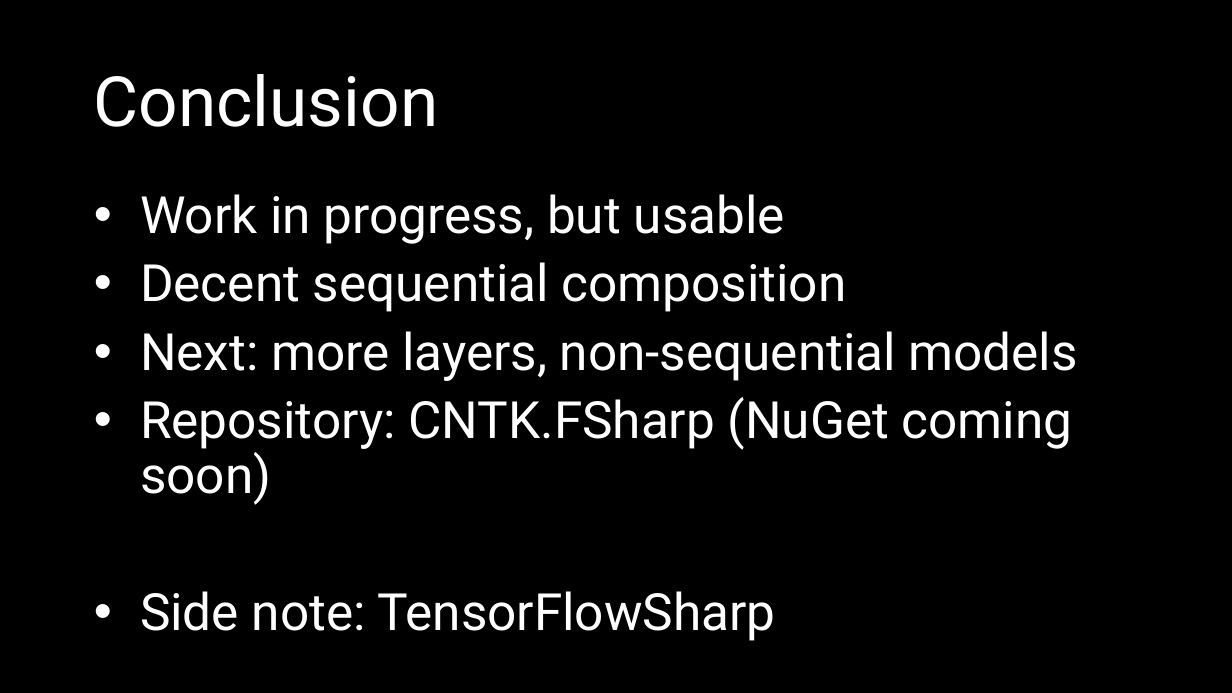
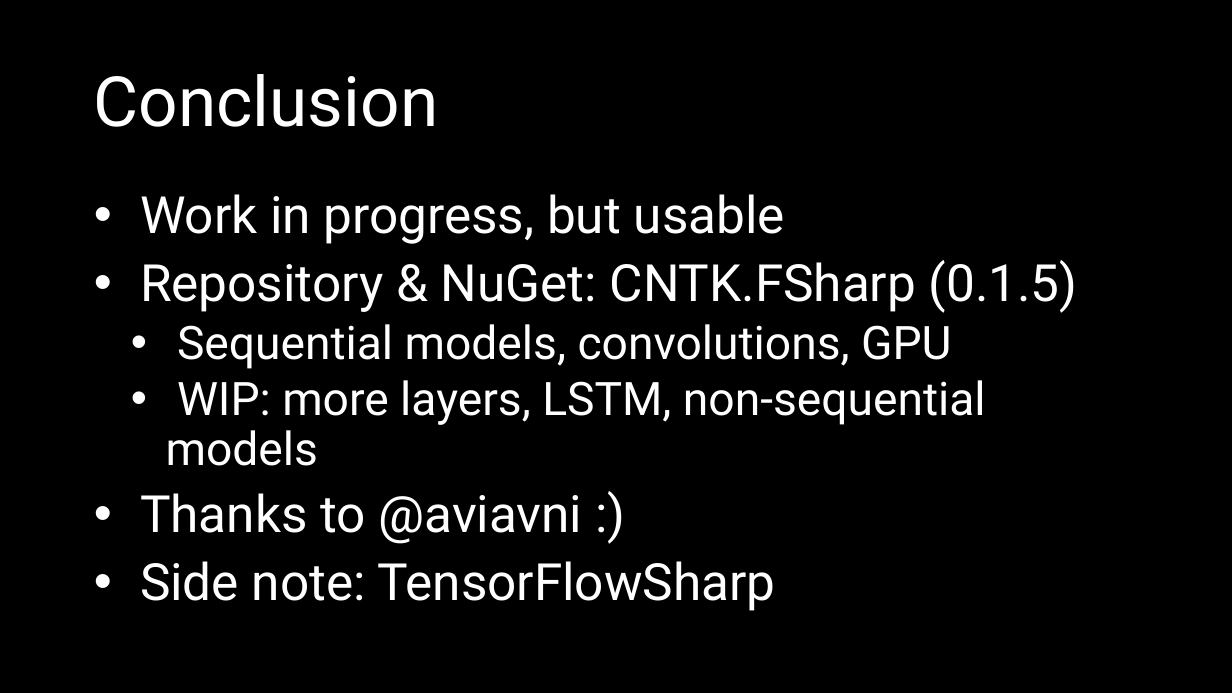
Before and after one commit to mathias-brandewinder/Presentations, a slide deck: slide 53 of deep-learning-cntk-fsharp/slides/cntk.pptx (slide 44 before the commit). Drawn at 1232x693 pixels with LibreOffice and Linux fonts; fonts in the diff are those of the drawing. Boxes give left, top, right and bottom in pixels: in the first picture for what was removed or moved away, otherwise in the second. Text is boxed around its words. In the diff, an @@ line names an element or a change of style, - is before the commit and + after.

```diff
--- a/deep-learning-cntk-fsharp/slides/cntk.pptx
+++ b/deep-learning-cntk-fsharp/slides/cntk.pptx
@@ text at (140, 260, 1078, 544): text changed; size 40 to 36 pt @@
-• Decent sequential composition
-• Next: more layers, non-sequential models
-• Repository: CNTK.FSharp (NuGet coming soon)
+• Repository & NuGet: CNTK.FSharp (0.1.5)
+  • Sequential models, convolutions, GPU
+  • WIP: more layers, LSTM, non-sequential models
+• Thanks to @aviavni :)
```
Also in this commit, not shown: 11 other slides changed, 9 slides added.
